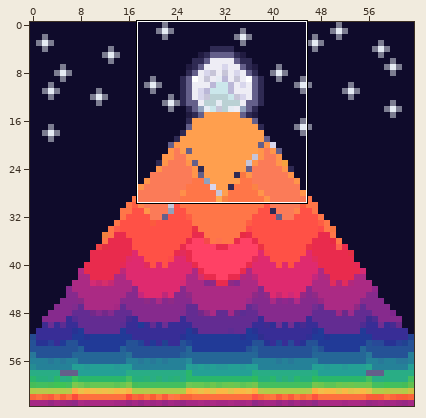
Two states of a pixel-art sprite, Tils/Til_night.png. Above, an overview of the earlier version with the close-up marked.
Close-up. The starting point:
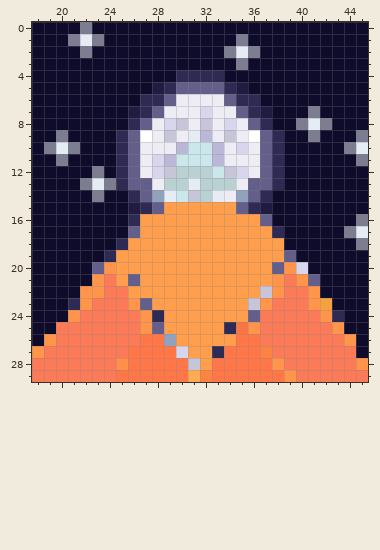
The file is 320x320 pixels, drawn in blocks of 5x5; one block is one cell here. Colours within 5 levels of each other are drawn and written as one. Shown: x 18..45, y 0..29.
After the commit:
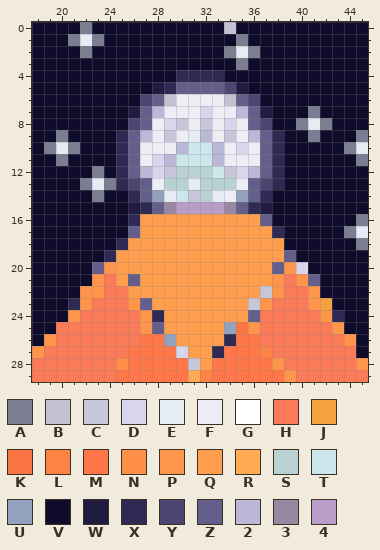
Palette (. is transparent): A #7c7d91  B #c3c0d2  C #c7c5d8  D #d8d6ec  E #e6ecf4  F #eeedf5  G #ffffff  H #fb7b58  J #f4a23e  K #f97642  L #fb8344  M #ff7648  N #ff8f49  P #ff954a  Q #ff9f4e  R #ffab53  S #bad1d4  T #cbe7eb  U #92a1bc  V #0f0b2b  W #211b41  X #2f2a53  Y #4d4571  Z #645f8a  2 #bbb7d7  3 #9888a4  4 #b89dc9
Diff:
y 0: x 34 V -> B
y 5: x 34 X -> Y
y 6: x 27..29 XXZ -> YZB; x 34..36 ZXX -> BZY
y 7: x 27..28 XZ -> Z2; x 35..36 ZX -> 2Z
y 8: x 26 X -> Y; x 37 X -> Y
y 9: x 27 G -> 2; x 36 G -> 2
y 12: x 27 F -> 2; x 36 F -> 2
y 13: x 26 Z -> Y; x 37 Z -> Y
y 15: x 29..34 QQQQQQ -> 344443
y 25: x 34 X -> U
y 26: x 34 Q -> X
